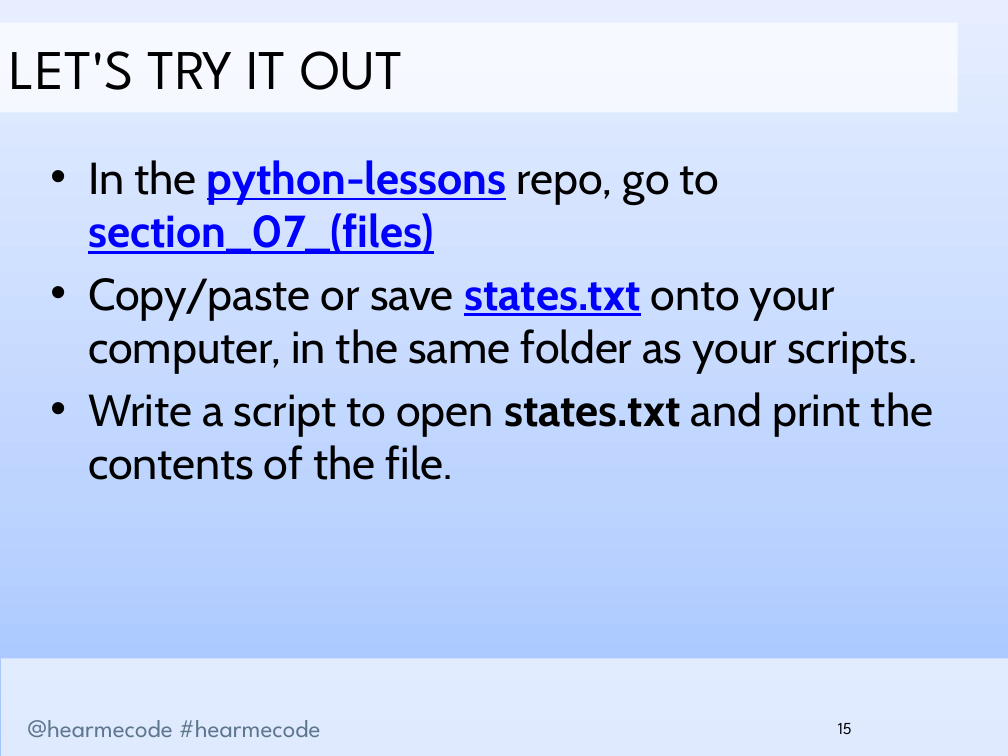
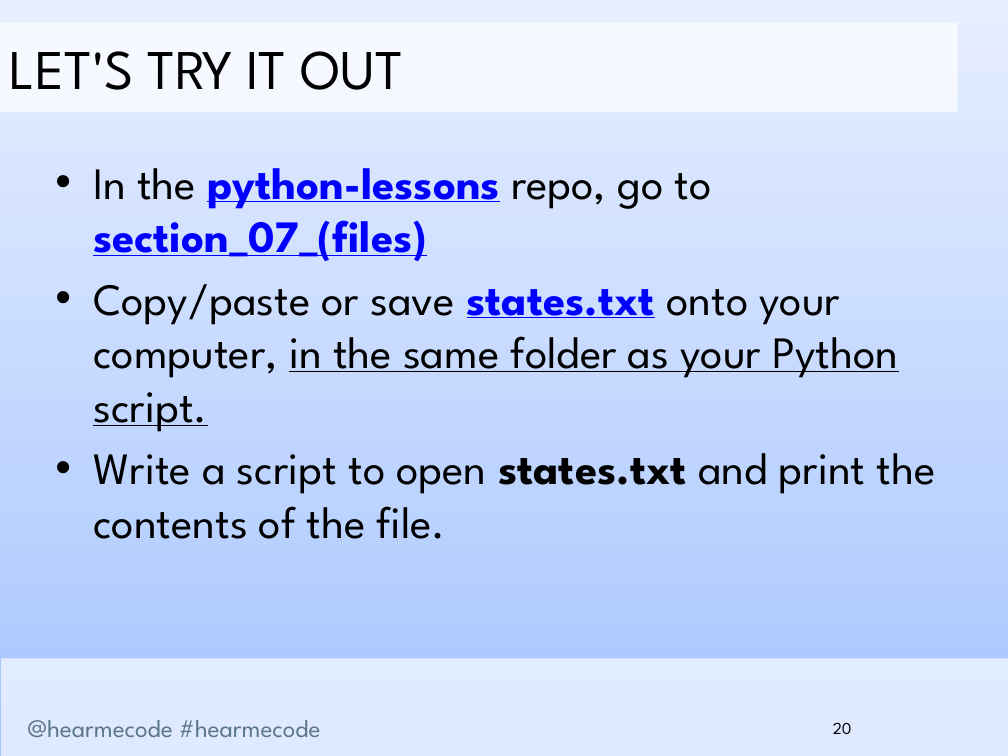
Before and after one commit to hearmecode/slides, a slide deck: slide 20 of Lesson 3/Hear Me Code - File Handling and Dictionaries.pptx (slide 15 before the commit). Drawn at 1008x756 pixels with LibreOffice and Linux fonts; fonts in the diff are those of the drawing; background and template pictures are left out. Boxes give left, top, right and bottom in pixels: in the first picture for what was removed or moved away, otherwise in the second. Text is boxed around its words. In the diff, an @@ line names an element or a change of style, - is before the commit and + after.

Commit message:
Major improvements / total overhaul of Lesson 3 slides

```diff
--- a/Lesson 3/Hear Me Code - File Handling and Dictionaries.pptx
+++ b/Lesson 3/Hear Me Code - File Handling and Dictionaries.pptx
@@ text at [93,168,936,539]: font Cabin to League Spartan in "In the python-lessons repo, go to section_07_(files)", "Write a script to open states.txt and ..." @@
@@ text at [93,284,898,432]: text changed; font Cabin to League Spartan @@
-• Copy/paste or save states.txt onto your computer, in the same folder as your scripts.
+• Copy/paste or save states.txt onto your computer, in the same folder as your Python script.
@@ page number at [833,722,852,734]: text changed @@
-15
+20
```
Also in this commit, not shown: 35 other slides changed, 28 slides added, 6 slides removed, 3 other files.
